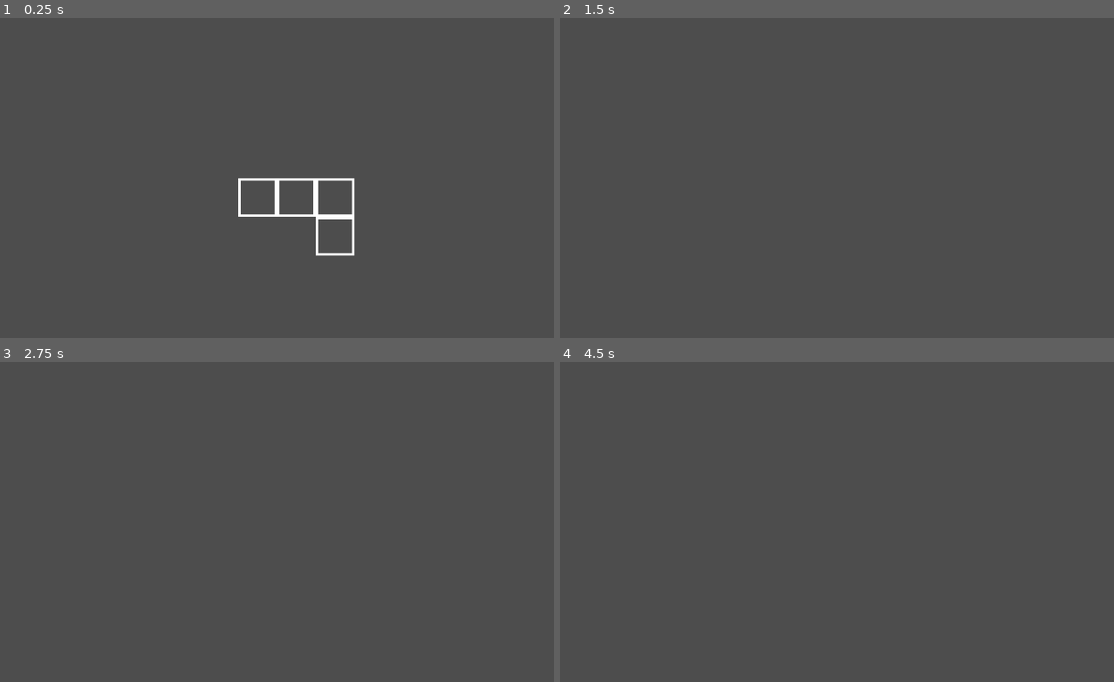
Above: before the commit, frames 1-4 (two rows, left to right).
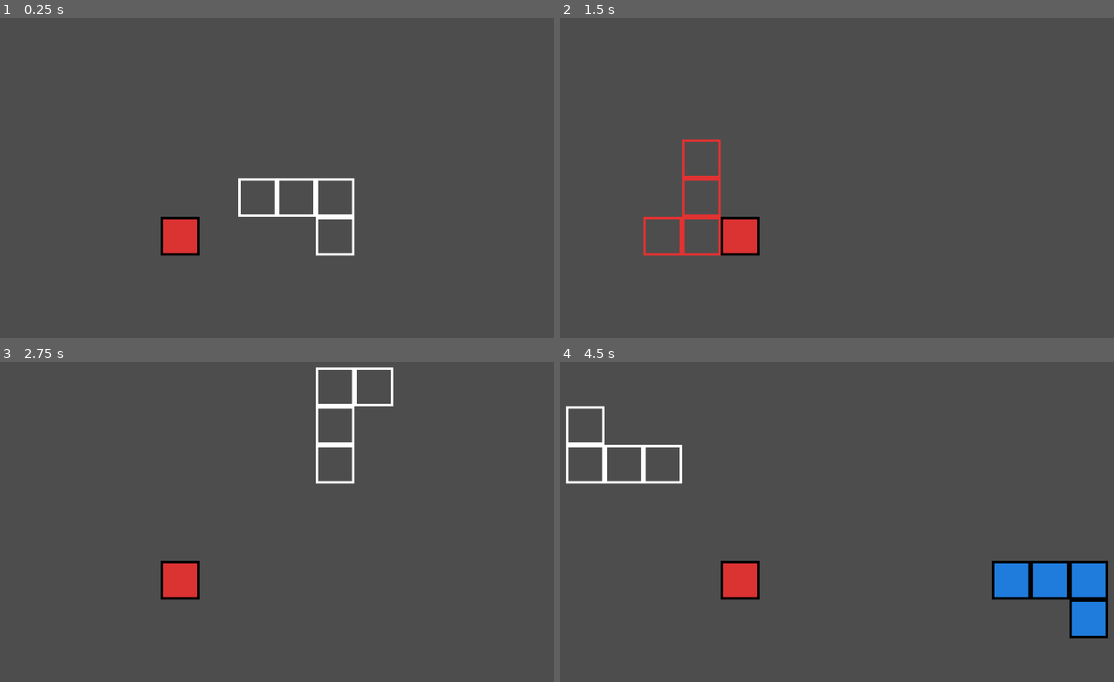
Above: after the commit, the same moments.

Repository: bthaus/Tea-Rex
Game: Godot game, scene res://game_board.tscn
Two runs of this game, one before a commit and one after it. Both use one fixed random seed, a clock stepped at 60 frames per second and the inputs below. This scene is started directly instead of the project's main scene.
Inputs (mouse positions are in pixels of both pictures, inside the frame that each line leads up to):
- Up to frame 1 (0.25 s): no input
- Up to frame 2 (1.5 s): tap Enter at 0.5 s; move the mouse to (992, 162) at 0.52 s; hold Right mouse button (right_click) 0.53-1.28 s; tap Space at 1.25 s; move the mouse to (698, 200) at 1.27 s; click (698, 200) at 1.35 s
- Up to frame 3 (2.75 s): right-click (138, 544) at 1.55 s; tap Enter at 2 s; move the mouse to (349, 438) at 2.02 s; hold Right mouse button (right_click) from 2.03 s (still down)
- Up to frame 4 (4.5 s): tap Space at 2.75, 4.25 s; move the mouse to (803, 602) at 2.77 s; release Right mouse button (right_click) at 2.78 s; right-click (803, 602) at 2.85 s; tap Enter at 3.5 s; move the mouse to (1047, 582) at 3.52 s; press the mouse at (1047, 582) at 3.53 s; right-click (1047, 582) at 3.8 s; move the mouse to (626, 464) at 4.27 s; release the mouse at (626, 464) at 4.28 s; right-click (626, 464) at 4.35 s

The runs differ from the first frame. In frame 1, 0.9% of the frame differs, in the area x 28-37%, y 62-75%; in frame 2, 1.8%; in frame 3, 1.8%; in frame 4, 5.2%, in the area x 1-99%, y 13-87%.

Commit message:
feat: added additional constrains for placing a block (levels + colors)

Diff:
--- a/game_board.gd
+++ b/game_board.gd
@@ -13,22 +13,20 @@
 
 func _ready():
 	$Board.tile_set.tile_size = Vector2(Stats.block_size, Stats.block_size)
-
+	var color = Stats.TurretColor.BLUE
 	selected_block.pieces = [
-		Block.Piece.new(Vector2(-1,0), Stats.TurretColor.BLUE, 1),
-		Block.Piece.new(Vector2(0,0), Stats.TurretColor.BLUE, 1),
-		Block.Piece.new(Vector2(1,0), Stats.TurretColor.BLUE, 1),
-		Block.Piece.new(Vector2(1,1), Stats.TurretColor.BLUE, 1),
+		Block.Piece.new(Vector2(-1,0), color, 1),
+		Block.Piece.new(Vector2(0,0), color, 1),
+		Block.Piece.new(Vector2(1,0), color, 1),
+		Block.Piece.new(Vector2(1,1), color, 1),
 		]
+	var block = Block.new()
+	block.pieces = [Block.Piece.new(Vector2(0,0), color, 1)]
+	_draw_block(block, Vector2(6,6), RED_PIECE_TILE_ID, BLOCK_LAYER)
 
 func _process(_delta):
 	$Board.clear_layer(SELECTION_LAYER)
 	var board_pos = $Board.local_to_map(get_local_mouse_position())
-
-
-	var b = Block.new()
-	var f = Block.Piece.new(Vector2(1,2), Stats.TurretColor.BLUE, 2)
-	b.pieces = [f]
 
 	#Draw preview
 	if selected_block != null:
@@ -47,8 +45,8 @@
 			_draw_block(selected_block, board_pos, BLUE_PIECE_TILE_ID, BLOCK_LAYER)
 
 	if event.is_action_pressed("right_click"):
-		#selected_block = _rotate_block(selected_block)
-		selected_block = null
+		selected_block = _rotate_block(selected_block)
+		#selected_block = null
 
 #Draws a normalized block at a given position. To delete a block, set id to -1
 func _draw_block(block: Block, position: Vector2, id: int, layer: int):
@@ -103,9 +101,32 @@
 
 #Again, checks based upon (0,0) position of block
 func _can_place_block(block: Block, position: Vector2) -> bool:
+	if block.pieces.size() == 0: return true
+
+	#Get the level of the underlying piece on the board, if available (loop will take care if its the wrong color)
+	#If the level is -1 it means that there is an empty cell
+	var first_piece_data = $Board.get_cell_tile_data(BLOCK_LAYER, Vector2(block.pieces[0].position.x + position.x, block.pieces[0].position.y + position.y))
+	var level = -1 if first_piece_data == null else first_piece_data.get_custom_data("level")
+
 	for piece in block.pieces:
 		var board_pos = Vector2(piece.position.x + position.x, piece.position.y + position.y)
-		var cell_data = $Board.get_cell_tile_data(BLOCK_LAYER, board_pos)
-		if $Board.get_cell_source_id(BLOCK_LAYER, board_pos) != -1:
+		var board_data = $Board.get_cell_tile_data(BLOCK_LAYER, board_pos)
+
+		#Check underlying piece
+		if board_data != null: #Tile exists at this position
+			if board_data.get_custom_data("color").to_upper() != Stats.getStringFromEnum(piece.color): #Wrong color
+				return false
+			if level == -1 or level != board_data.get_custom_data("level"): #We expect an empty cell but there wasnt one OR the level doesnt match
+				return false
+		elif level != -1: #We expect a non-empty cell
 			return false
+
+		#Check near mismatching colors
+		for row in range(-1,2):
+			for col in range(-1,2):
+				var pos = Vector2(board_pos.x+col, board_pos.y+row)
+				var cell_data = $Board.get_cell_tile_data(BLOCK_LAYER, pos)
+				if cell_data != null and cell_data.get_custom_data("color").to_upper() != Stats.getStringFromEnum(piece.color):
+					return false
+
 	return true
